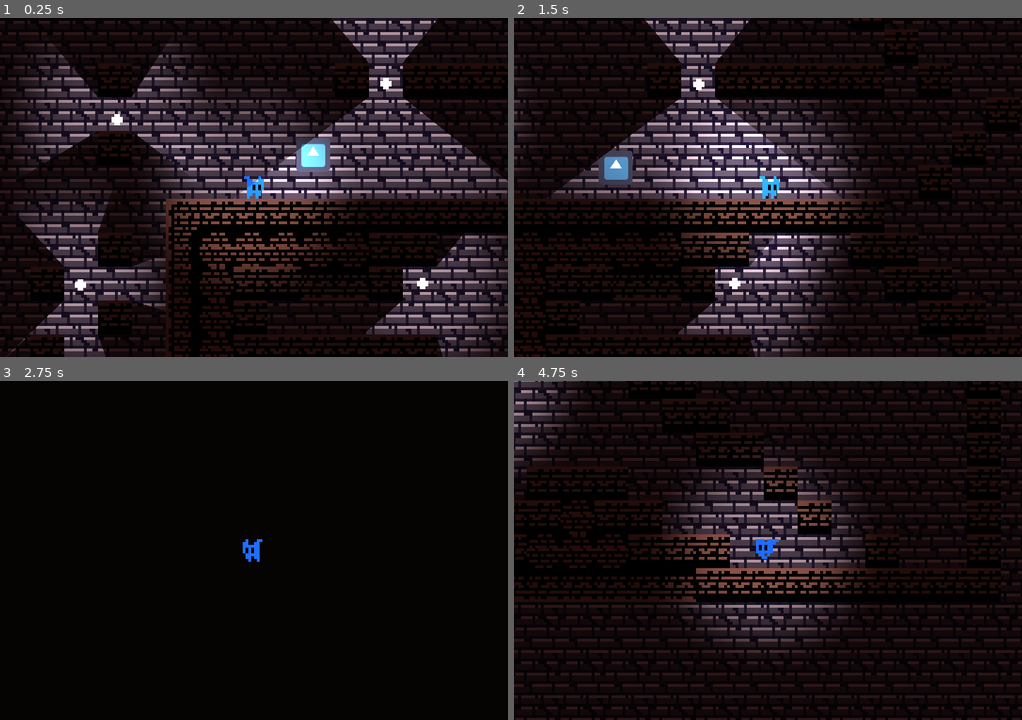
Above: before the commit, frames 1-4 (two rows, left to right).
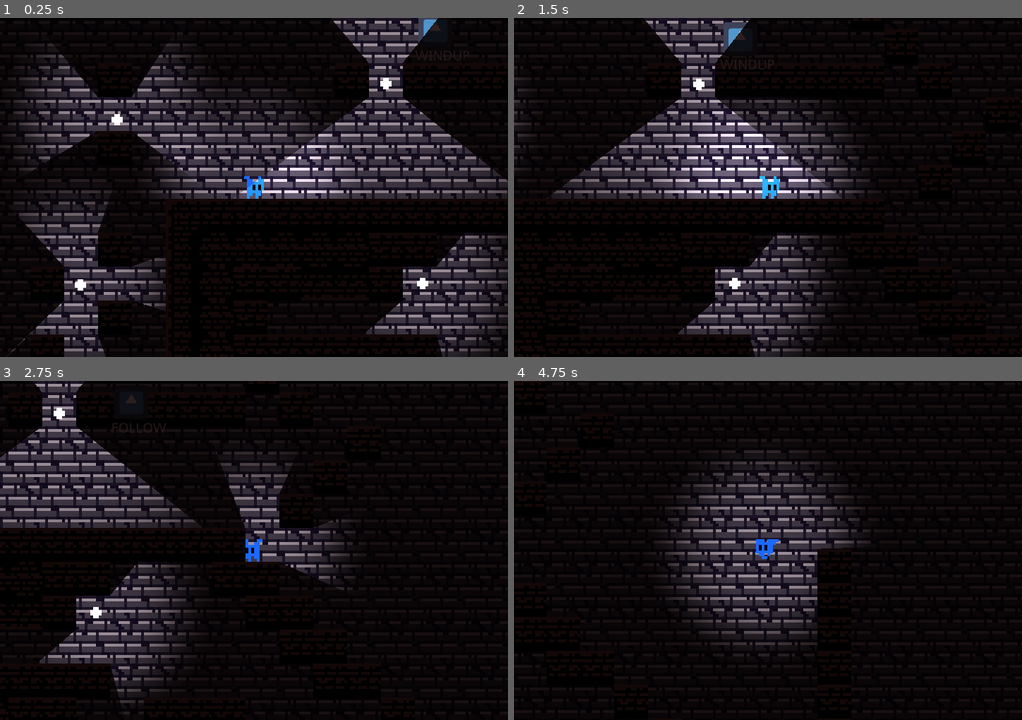
Above: after the commit, the same moments.

Repository: BGuerrero825/See-No-Evil
Game: Godot game, scene res://Base.tscn
Same seed, same stepped clock (60 frames per second), same inputs: the game is played once before the commit and once after it. The engine's default icon, where the game draws it, is replaced by a stand-in: a white triangle on a blue panel in a dark square.
Inputs:
- Up to frame 1 (0.25 s): no input
- Up to frame 2 (1.5 s): hold Shift (blind) 0.53-1.28 s; hold D (right) from 0.53 s (still down); tap Space (jump) at 0.77 s; tap Shift (blind) at 1.35 s
- Up to frame 3 (2.75 s): tap Space (jump) at 1.52 s; release D (right) at 2.03 s; hold A (left) from 2.03 s (still down); hold Shift (blind) from 2.03 s (still down)
- Up to frame 4 (4.75 s): release A (left) at 2.78 s; release Shift (blind) at 2.78 s; hold D (right) 2.78-4.28 s; tap Shift (blind) at 2.85, 4.35 s; tap Space (jump) at 3.02, 3.77, 4.52 s; hold Shift (blind) 3.53-4.28 s; hold A (left) from 4.28 s (still down)

The runs differ from the first frame. In frame 1, 4.3% of the frame differs, in the area x 26-93%, y 0-82%; in frame 2, 4.9%; in frame 3, 17%; in frame 4, 30%, in the area x 0-100%, y 0-100%.

Commit message:
completed charge mechanic, added detection areas and vision areas

Diff:
--- a/Base.tscn
+++ b/Base.tscn
@@ -27,7 +27,7 @@
 energy = 1.0
 
 [node name="Ghost" parent="." instance=ExtResource( 4 )]
-position = Vector2( 67, -7 )
+position = Vector2( 109, -51 )
 
 [node name="Stage" parent="." instance=ExtResource( 2 )]
 
--- a/objects/Ghost.gd
+++ b/objects/Ghost.gd
@@ -3,6 +3,7 @@
 
 # dist / sec
 const SPEED = 20
+const CHARGE_SPEED = 100
 # speed / sec
 const ACCEL = 600
 const FRICTION = 400
@@ -10,13 +11,20 @@
 
 var velocity := Vector2(0,0)
 
+enum State {FOLLOW, WINDUP, CHARGE, FREEZE, IDLE}
+var state : int = State.FOLLOW
+
 # reference to player, can pull position, blind var, etc
 # player.position - player.blind
 onready var player : KinematicBody2D = $"/root/Global".player
 
-# Called when the node enters the scene tree for the first time.
-#func _ready():
-#	print("LOADED GHOST")
+onready var charge_timer := Timer.new()
+const CHARGE_DELAY : float = 1.5
+
+
+func _ready():
+	charge_timer.connect("timeout", self, "_on_charge_timer_timeout")
+	add_child(charge_timer)
 
 
 func rotate_towards(target_pos, target_rotation_speed = ROTATION_SPEED) -> float:
@@ -28,6 +36,56 @@
 
 # Called every frame. 'delta' is the elapsed time since the previous frame.
 func _process(delta):
-	if not player.blind:
-		var rot = rotate_towards(player.position)
-		velocity = move_and_slide(Vector2.UP.rotated(rot) * SPEED)
+
+	match state:
+
+		State.FOLLOW:  # outside of player screen, slowly move to player
+			$debug_text.text = "FOLLOW"
+			var rot = rotate_towards(player.position)
+			velocity = move_and_slide(Vector2.UP.rotated(rot) * SPEED)
+
+		State.WINDUP:
+			$debug_text.text = "WINDUP"
+			var rot = rotate_towards(player.position)
+			velocity = move_and_slide(Vector2.UP.rotated(rot) * SPEED/2)
+
+		State.CHARGE:  # player can see ghost, fast charge to player
+			$debug_text.text = "CHARGE"
+			var rot = rotate_towards(player.position)
+			velocity = move_and_slide(Vector2.UP.rotated(rot) * CHARGE_SPEED)
+
+		State.FREEZE:  # ghost near player (on screen), but player can't see ghost, freeze
+			$debug_text.text = "FREEZE"
+
+		State.IDLE:
+			$debug_text.text = "IDLE"
+
+
+func _on_player_detector_area_entered(area):
+	print("area entered: ", area.name)
+
+	match area.name:
+
+		"detection_range":
+			state = State.FREEZE
+
+		"vision_range":
+			state = State.WINDUP
+			charge_timer.start(CHARGE_DELAY)
+
+
+func _on_player_detector_area_exited(area):
+	print("area exited: ", area.name)
+
+	match area.name:
+
+		"detection_range":
+			state = State.FOLLOW
+
+		"vision_range":
+			state = State.FREEZE
+			charge_timer.stop()
+
+
+func _on_charge_timer_timeout():
+	state = State.CHARGE
--- a/objects/Ghost.tscn
+++ b/objects/Ghost.tscn
@@ -6,10 +6,13 @@
 [sub_resource type="CircleShape2D" id=1]
 radius = 5.0
 
+[sub_resource type="CircleShape2D" id=2]
+radius = 5.0
+
 [node name="Ghost" type="KinematicBody2D"]
 z_index = 1
-collision_layer = 0
-collision_mask = 0
+collision_layer = 2
+collision_mask = 2
 script = ExtResource( 2 )
 
 [node name="Sprite" type="Sprite" parent="."]
@@ -20,3 +23,22 @@
 shape = SubResource( 1 )
 
 [node name="center" type="Position2D" parent="."]
+
+[node name="debug_text" type="Label" parent="."]
+margin_left = -7.0
+margin_top = 7.0
+margin_right = 33.0
+margin_bottom = 21.0
+rect_scale = Vector2( 0.34523, 0.34523 )
+text = "idle"
+align = 1
+
+[node name="player_detector" type="Area2D" parent="."]
+collision_layer = 2
+collision_mask = 2
+
+[node name="CollisionShape2D" type="CollisionShape2D" parent="player_detector"]
+shape = SubResource( 2 )
+
+[connection signal="area_entered" from="player_detector" to="." method="_on_player_detector_area_entered"]
+[connection signal="area_exited" from="player_detector" to="." method="_on_player_detector_area_exited"]
--- a/objects/Player.gd
+++ b/objects/Player.gd
@@ -5,12 +5,14 @@
 const ACCEL = 600
 const FRICTION = 400
 const GRAVITY = 300
-const JUMP_STRENGTH = 100 #impulse speed
-const JUMP_ALLOWANCE = 15 # frames
+const JUMP_STRENGTH = 200  # impulse speed
+const JUMP_ALLOWANCE = 15  # frames
 var air_count = 0
 var input_dir := Vector2(0,0)
 var velocity := Vector2(0,0)
 var blind := false
+
+onready var vision_extents : Vector2 = $vision_range/expand_contract.shape.extents
 
 # Called when the node enters the scene tree for the first time.
 func _ready():
@@ -49,12 +51,15 @@
 
 	# blind mechanic
 	if Input.is_action_pressed("blind"):
-		blind = true
-		$Blind.visible = true
+		blind = true  # probably not needed anymore
+#		$Blind.visible = true
+		$vision_range/expand_contract.shape.extents = Vector2(10, 10)
+		# can probably use animation player to change size of collision shape
 	else:
 		blind = false
-		$Blind.visible = false
+#		$Blind.visible = false
+#		$vision_range.scale(Vector2(1, 1))
+		$vision_range/expand_contract.shape.extents = vision_extents
 
 	# move
 	velocity = move_and_slide(velocity, Vector2.UP)
-	print(air_count)
--- a/objects/Player.tscn
+++ b/objects/Player.tscn
@@ -88,6 +88,12 @@
 "values": [ 0, 1, 2, 3 ]
 }
 
+[sub_resource type="RectangleShape2D" id=8]
+extents = Vector2( 75, 48 )
+
+[sub_resource type="RectangleShape2D" id=9]
+extents = Vector2( 75, 48 )
+
 [node name="Player" type="KinematicBody2D"]
 z_index = 1
 script = ExtResource( 2 )
@@ -109,6 +115,7 @@
 
 [node name="Light2D" type="Light2D" parent="."]
 texture = ExtResource( 3 )
+shadow_enabled = true
 
 [node name="Blind" type="Sprite" parent="."]
 visible = false
@@ -124,3 +131,20 @@
 anims/idle = SubResource( 6 )
 anims/jump = SubResource( 7 )
 anims/run = SubResource( 3 )
+
+[node name="detection_range" type="Area2D" parent="."]
+scale = Vector2( 1.16, 1.2 )
+collision_layer = 2
+collision_mask = 2
+
+[node name="static" type="CollisionShape2D" parent="detection_range"]
+scale = Vector2( 0.896553, 0.833334 )
+shape = SubResource( 8 )
+
+[node name="vision_range" type="Area2D" parent="."]
+collision_layer = 2
+collision_mask = 2
+
+[node name="expand_contract" type="CollisionShape2D" parent="vision_range"]
+scale = Vector2( 1.08, 1.08 )
+shape = SubResource( 9 )
--- a/objects/Stage.tscn
+++ b/objects/Stage.tscn
@@ -153,4 +153,4 @@
 tile_data = PoolIntArray( 65537, 0, 1, 65538, 0, 1, 65539, 0, 1, 65540, 0, 1, 131279, 0, 1 )
 
 [node name="CanvasModulate" type="CanvasModulate" parent="."]
-color = Color( 0.32549, 0.168627, 0.168627, 1 )
+color = Color( 0.176471, 0.117647, 0.117647, 1 )
--- a/project.godot
+++ b/project.godot
@@ -78,6 +78,11 @@
  ]
 }
 
+[layer_names]
+
+2d_physics/layer_1="physics"
+2d_physics/layer_2="npc"
+
 [physics]
 
 common/enable_pause_aware_picking=true
Not shown: 1 places in objects/Ghost.tscn that only renumber resources
Not shown: 1 places in objects/Player.tscn that only renumber resources
